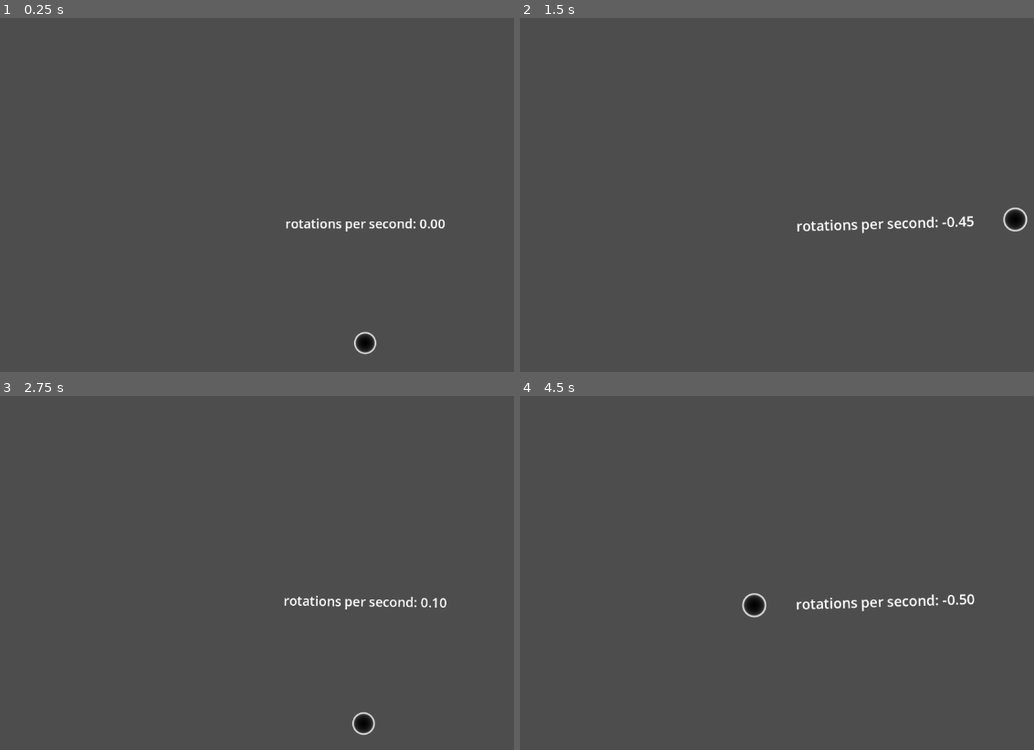
Above: before the commit, frames 1-4 (two rows, left to right).
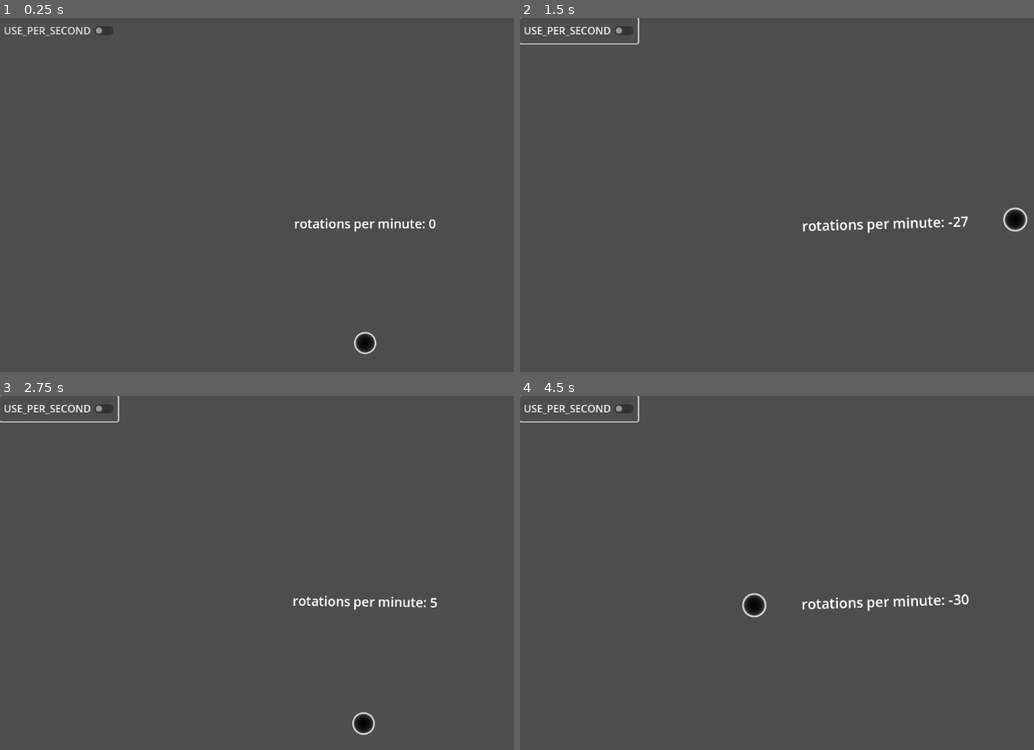
Above: after the commit, the same moments.

Repository: geekazodium/churn-tester-2000
Game: Godot game, scene res://main.tscn
Two runs of this game, one before a commit and one after it. Both use one fixed random seed, a clock stepped at 60 frames per second and the inputs below.
Inputs (mouse positions are in pixels of both pictures, inside the frame that each line leads up to):
- Up to frame 1 (0.25 s): no input
- Up to frame 2 (1.5 s): click (576, 32) at 0.5 s, where only the run after the commit has a clickable "USE_PER_SECOND"; tap Enter at 1.25 s; hold D (right) from 1.28 s (still down)
- Up to frame 3 (2.75 s): release D (right) at 2.03 s; hold S (down) from 2.03 s (still down)
- Up to frame 4 (4.5 s): release S (down) at 2.78 s; hold D (right) 2.78-3.53 s; hold W (up) 3.53-4.28 s; hold A (left) from 4.28 s (still down)

The runs differ from the first frame. In frame 1, 0.7% of the frame differs, in the area x 0-87%, y 2-61%; in frame 2, 1.0%; in frame 3, 0.8%; in frame 4, 1.0%, in the area x 0-89%, y 0-61%.

Commit message:
feature: setting to switch between units

Diff:
--- a/main.tscn
+++ b/main.tscn
@@ -16,7 +16,7 @@
 [node name="ReelInputCircle" parent="." instance=ExtResource("1_ig7tw")]
 scale = Vector2(0.7, 0.7)
 
-[node name="Control" type="Label" parent="ReelInputCircle"]
+[node name="SpeedDisplay" type="Label" parent="ReelInputCircle" node_paths=PackedStringArray("use_per_sec_toggle")]
 anchors_preset = 8
 anchor_left = 0.5
 anchor_top = 0.5
@@ -31,6 +31,17 @@
 theme_override_font_sizes/font_size = 32
 text = "speed"
 script = ExtResource("3_h2yge")
+use_per_sec_toggle = NodePath("../../CanvasLayer/HBoxContainer/UsePerSecondButton")
+
+[node name="CanvasLayer" type="CanvasLayer" parent="."]
+
+[node name="HBoxContainer" type="HBoxContainer" parent="CanvasLayer"]
+offset_right = 40.0
+offset_bottom = 40.0
+
+[node name="UsePerSecondButton" type="CheckButton" parent="CanvasLayer/HBoxContainer"]
+layout_mode = 2
+text = "USE_PER_SECOND"
 
 [connection signal="angular_v_updated" from="ReelInputCircle" to="Camera2D" method="_on_reel_input_circle_angular_v_updated"]
-[connection signal="angular_v_updated" from="ReelInputCircle" to="ReelInputCircle/Control" method="_on_reel_input_circle_angular_v_updated"]
+[connection signal="angular_v_updated" from="ReelInputCircle" to="ReelInputCircle/SpeedDisplay" method="_on_reel_input_circle_angular_v_updated"]
--- a/rotation_speed_display.gd
+++ b/rotation_speed_display.gd
@@ -1,9 +1,19 @@
 extends Label
 
-@export var accuracy: float = 20;
+@export var use_per_sec_toggle: CheckButton;
 
-const RAD_PER_SEC_TO_RPS: float = 1 / (2 * PI); #* 60;
+var use_per_second: bool:
+	get:
+		return use_per_sec_toggle.button_pressed;
+
+const RAD_PER_SEC_TO_RPS: float = 1 / (2 * PI);
 
 func _on_reel_input_circle_angular_v_updated(velocity: float) -> void:
-	var rotation_v: float = roundf(velocity * RAD_PER_SEC_TO_RPS * accuracy) / accuracy;
-	self.text = "rotations per second: %.2f" % [rotation_v];
+	var scale_fac: float = RAD_PER_SEC_TO_RPS * (1 if use_per_second else 60);
+	var rotation_v: float = velocity * scale_fac;
+	var fmt: Array[String];
+	if use_per_second:
+		fmt = ["second", "%.2f"];
+	else:
+		fmt = ["minute", "%.0f"];
+	self.text = ("rotations per %s: %s" % fmt) % [rotation_v];
